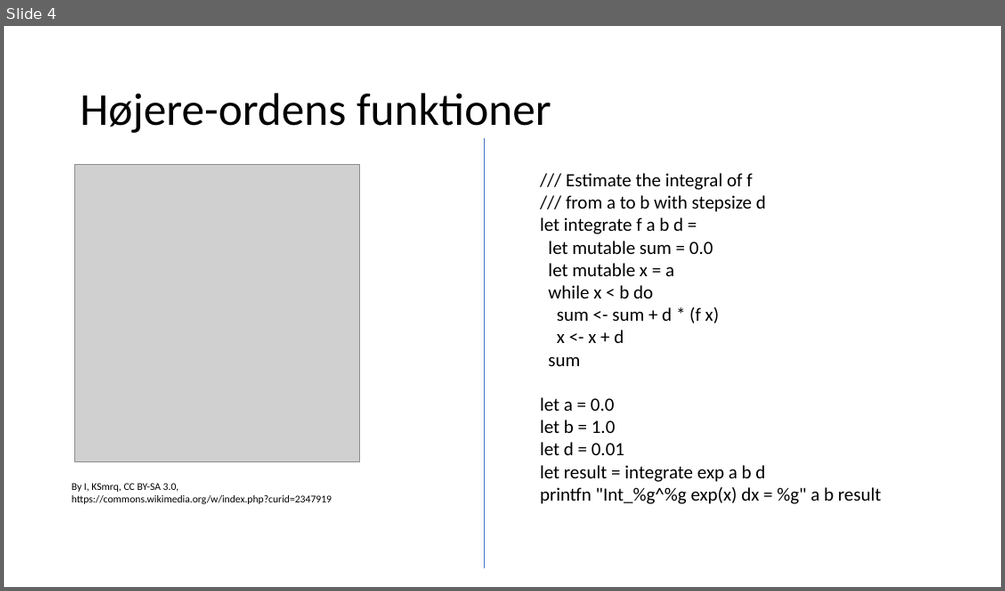
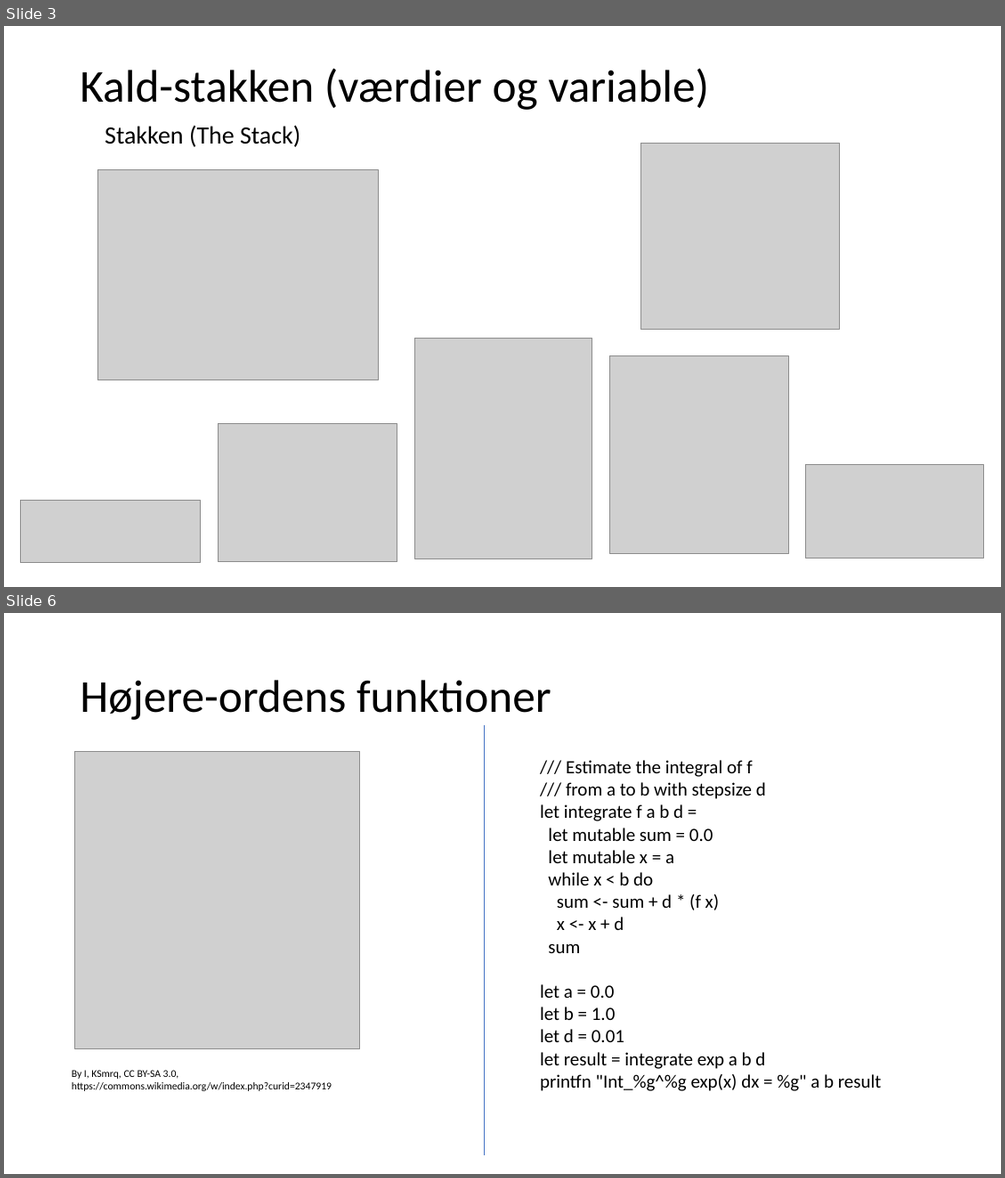
Before and after one commit to fisterloegsovs/pop22, a slide deck: lectures/4.1StackHeapRefsHigherOrderFcts/lecture.pptx. Shown one above the other, each under a label of ours: slide 4 before the commit, slides 3 and 6 after it; the slides between them are not shown. The pictures are 1005x591 and 1005x1178 pixels, drawn with LibreOffice and Linux fonts; fonts in the diff are those of the drawing; grey boxes stand for pictures. Boxes give left, top, right and bottom in pixels: in the first picture for what was removed or moved away, otherwise in the second. Text is boxed around its words. In the diff, an @@ line names an element or a change of style, - is before the commit and + after.

```diff
--- a/lectures/4.1StackHeapRefsHigherOrderFcts/lecture.pptx
+++ b/lectures/4.1StackHeapRefsHigherOrderFcts/lecture.pptx
@@ slide 3 added at box(4, 26, 1001, 587), background #FFFFFF @@
@@ title added at box(80, 68, 709, 110), 44 pt, text #000000 @@
+Kald-stakken (værdier og variable)
@@ text added at box(105, 125, 300, 147), 24 pt, text #000000 @@
+Stakken (The Stack)
@@ picture added at box(640, 143, 839, 329) @@
@@ picture added at box(97, 169, 378, 379) @@
@@ picture added at box(414, 338, 592, 558) @@
@@ picture added at box(610, 356, 788, 553) @@
@@ picture added at box(218, 424, 397, 562) @@
@@ picture added at box(806, 464, 984, 557) @@
@@ picture added at box(20, 499, 200, 562) @@
@@ what was slide 4 is now slide 6 @@
```
Also in this commit, not shown: 3 slides changed, 2 other slides added, 1 slide removed, 1 other file.
